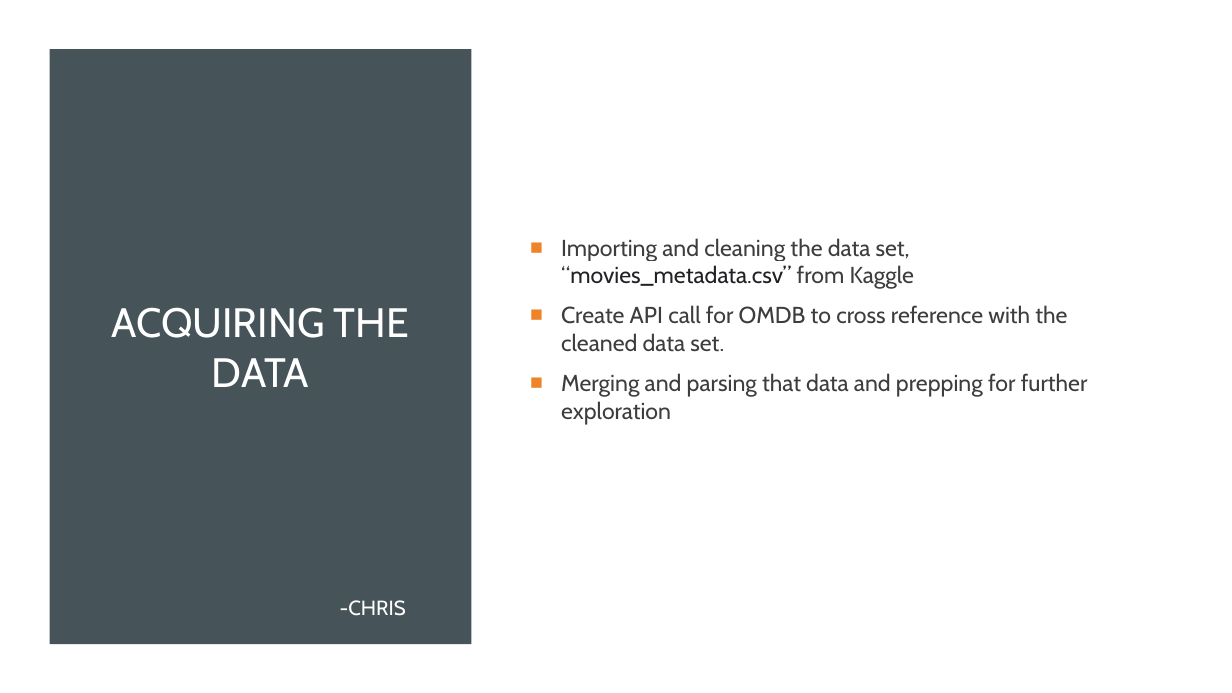
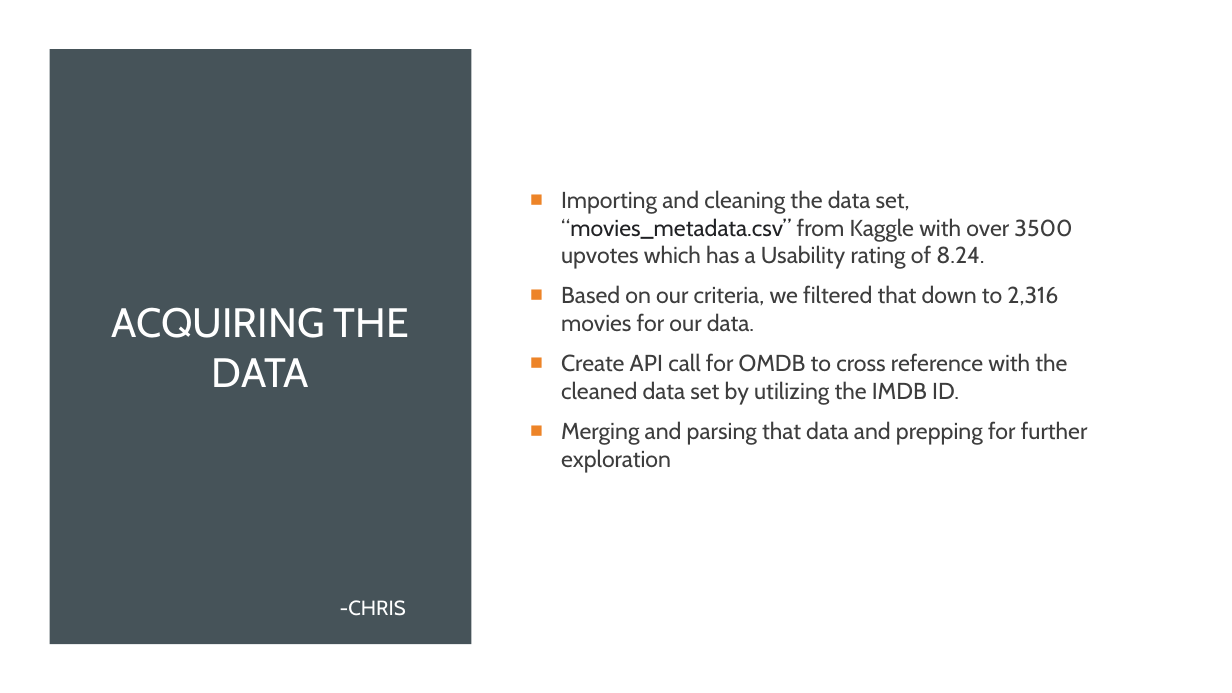
Before and after one commit to Robotrousers/Group1Proj1, a slide deck: slide 3 of MoMoviesPrez.pptx. Drawn at 1232x693 pixels with LibreOffice and Linux fonts; fonts in the diff are those of the drawing. Boxes give left, top, right and bottom in pixels: in the first picture for what was removed or moved away, otherwise in the second. Text is boxed around its words. In the diff, an @@ line names an element or a change of style, - is before the commit and + after.

```diff
--- a/MoMoviesPrez.pptx
+++ b/MoMoviesPrez.pptx
@@ text at bbox=[561, 190, 1072, 405]: text changed @@
-■ Importing and cleaning the data set, “movies_metadata.csv” from Kaggle
-■ Create API call for OMDB to cross reference with the cleaned data set.
+■ Importing and cleaning the data set, “movies_metadata.csv” from Kaggle with over 3500 upvotes which has a Usability rating of 8.24.
+■ Based on our criteria, we filtered that down to 2,316 movies for our data.
+■ Create API call for OMDB to cross reference with the cleaned data set by utilizing the IMDB ID.
```
Also in this commit, not shown: 2 other slides changed, 6 other files.
